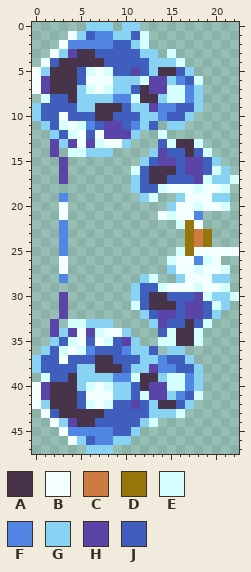
One commit to this pixel-art sprite: Items/Weapons/Ranged/WaterSong.png. The picture above is the old version.
The file is 46x96 pixels, drawn in blocks of 2x2; one block is one cell here.
Palette (. is transparent): A #483448  B #f3ffff  C #cd7b40  D #96760a  E #d5feff  F #5186e4  G #88d3f3  H #5b44a8  J #3f5ebe
After:
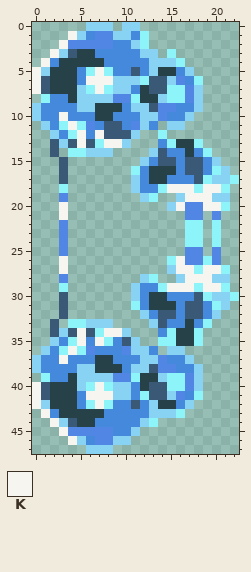
Colours new in this view: K #f6f5f0
From old to new:
@@ palette @@
-A #483448
+A #264248
-E #d5feff
+E #8df5fa
-H #5b44a8
+H #395977
-J #3f5ebe
+J #4489dc
@@ x 0..11 @@
  0 ......GGG.GG
- 1 ....BGJFFGGJ
- 2 ...BFFFFFJJG
- 3 ..BGHAAJJJJJ
- 4 .BJAAAAAJJJJ
- 5 BGAAAJEBEJJH
- 6 BHAAAJBBBGGG
- 7 BHAAAGEBEGGJ
+ 1 ....KGJFFGGJ
+ 2 ...KFFFFFJJG
+ 3 ..KGHAAJJJJJ
+ 4 .KJAAAAAJJJJ
+ 5 KGAAAJEKEJJH
+ 6 KHAAAJKKKGGG
+ 7 KHAAAGEKEGGJ
  8 .EJJAGGGGFFE
  9 GJJJJGGAAAJG
-10 GJJBJJJAAJJJ
-11 .GJEBEFJHHJF
-12 ..GJEBJBHHHG
-13 ..HGHBHEBBG.
+10 GJJKJJJAAJJJ
+11 .GJEKEFJHHJF
+12 ..GJEKJKHHHG
+13 ..HGHKHEKKG.
 14 ..H.EEGGG...
@@ x 0..22 @@
 17 ...H.......GJAAJJJHEGGE
-18 ...........GJJEBBBEBBE.
-19 ...F........GE..GBBBGG.
-20 ...B...........GBBEBBE.
-21 ...B..........BEBBF....
-22 ...F............EDB....
-23 ...F.............DCD...
-24 ...F.............DCD...
-25 ...F............EDBBBBB
-26 ...B...........EBBFEB..
-27 ...B...........GBBEBBE.
-28 ...F........GE..GBBBGG.
-29 ...........GJJEBBBEBBE.
+18 ...E.......GJJEKKKEKKE.
+19 ...F........GE..GKKKGG.
+20 ...K...........GKFFKKE.
+21 ...K.............FF.F..
+22 ...F.............EE.E..
+23 ...F.............EE.E..
+24 ...F.............EE.E..
+25 ...F.............FF.F..
+26 ...K...........EKFFEF..
+27 ...K...........GKKEKKE.
+28 ...F........GE..GKKKGG.
+29 ...E.......GJJEKKKEKKE.
 30 ...H.......GJAAJJJHEGGE
@@ x 0..11 @@
 33 ..H.EEGGG...
-34 ..HGHBHEBBG.
-35 ..GJEBJBEJHG
-36 .GJEBEFJJJFG
-37 GJJBJJJAAJJJ
+34 ..HGHKHEKKG.
+35 ..GJEKJKEJHG
+36 .GJEKEFJJJFG
+37 GJJKJJJAAJJJ
 38 GJJJJGGAAAJG
 39 .EJJAGGGGFFE
-40 BHAAAGEBEGGJ
-41 BHAAAJBBBGGJ
-42 BGAAAJEBEJJH
-43 .BJAAAAAJJJJ
-44 ..BGHAAJJJJJ
-45 ...BFFFFFJJG
-46 ....BGJFFGG.
+40 KHAAAGEKEGGJ
+41 KHAAAJKKKGGJ
+42 KGAAAJEKEJJH
+43 .KJAAAAAJJJJ
+44 ..KGHAAJJJJJ
+45 ...KFFFFFJJG
+46 ....KGJFFGG.
 47 ......GGG...
Boxes around the changes in both pictures, in picture pixels (x1, y1, x2, y2):
changed: (32, 31, 239, 445)
